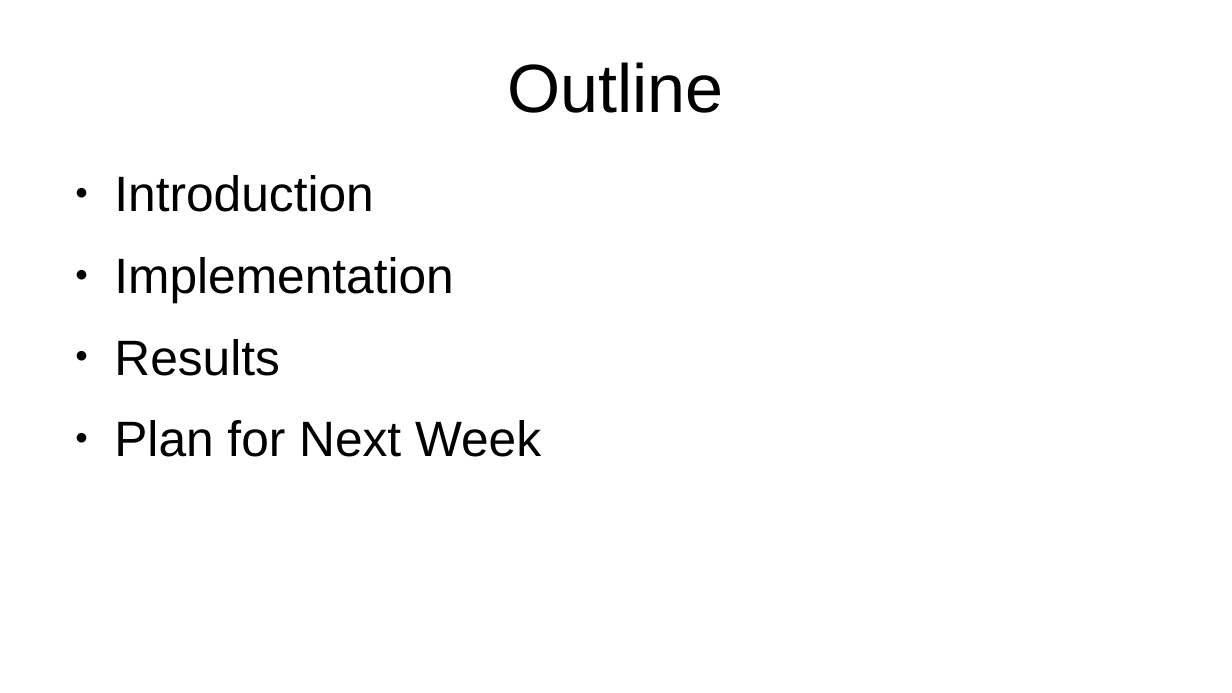
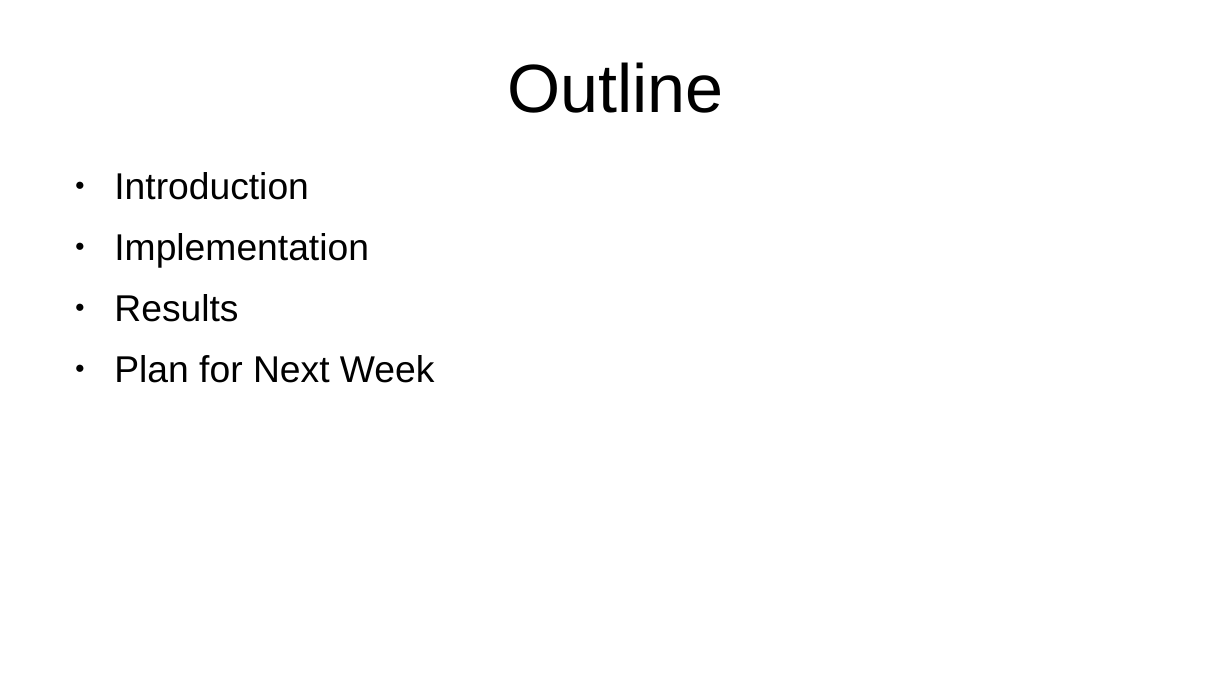
Before and after one commit to baristuran/baris-personal, a slide deck: slide 2 of Enforcing_Sparse_Measurements.odp. Drawn at 1232x693 pixels with LibreOffice and Linux fonts; fonts in the diff are those of the drawing. Boxes give left, top, right and bottom in pixels: in the first picture for what was removed or moved away, otherwise in the second. Text is boxed around its words. In the diff, an @@ line names an element or a change of style, - is before the commit and + after.

```diff
--- a/Enforcing_Sparse_Measurements.odp
+++ b/Enforcing_Sparse_Measurements.odp
@@ text "Introduction" at <box>114,172,435,383</box>: size 32 to 24 pt; less space between paragraphs @@
```
Also in this commit, not shown: 2 other slides changed, 10 slides added, 3 slides removed, 4 other files.
